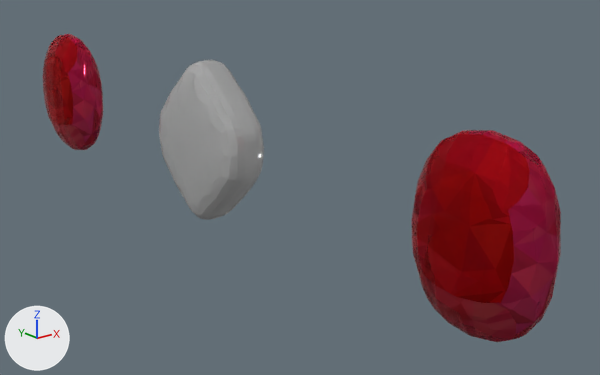
Two versions of the Blender file Assets/Prefabs/Scenes/Desert/CustomAssets/Buttons.blend, one commit apart.
One viewpoint serves both versions: a camera (50 mm lens) standing at (-3.91, -6.82, 5.81) and looking at (-0.34, -2.36, 4.03). Every picture has the same lights, and +X, +Y and +Z are marked at lower left.

Objects in the first picture: 'Emerald.001', 'Ruby.001', 'Ruby.002'.
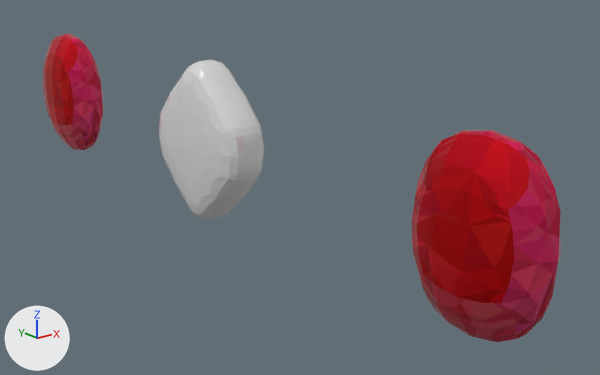
Commit message: home button fix

What differs and where, as boxes [x1, y1, x2, y2] in the pictures (600 x 375 px):
'Ruby.002', modifiers changed: [412, 130, 561, 342] in both

The edits, one by one:
Object 'Emerald.001' (ob_emerald_001) has a SUBSURF modifier named 'Subdivision'.
Modifier setting removed (it was levels = 2).
Object 'Emerald.001' (ob_emerald_001) loses its BEVEL modifier named 'Bevel'.
Modifier setting removed (it was segments = 100).
Modifier setting removed (it was affect = 'VERTICES').
Object 'Ruby.002' (ob_ruby_002) has a SUBSURF modifier named 'Subdivision'.
Modifier setting removed (it was levels = 3).
Object 'Ruby.002' (ob_ruby_002) loses its BEVEL modifier named 'Bevel'.
Modifier setting removed (it was segments = 100).
Modifier setting removed (it was affect = 'VERTICES').
Object 'Ruby.001' (ob_ruby_001) has a SUBSURF modifier named 'Subdivision'.
Modifier setting removed (it was levels = 2).
Object 'Ruby.001' (ob_ruby_001) loses its BEVEL modifier named 'Bevel'.
Modifier setting removed (it was segments = 10).
